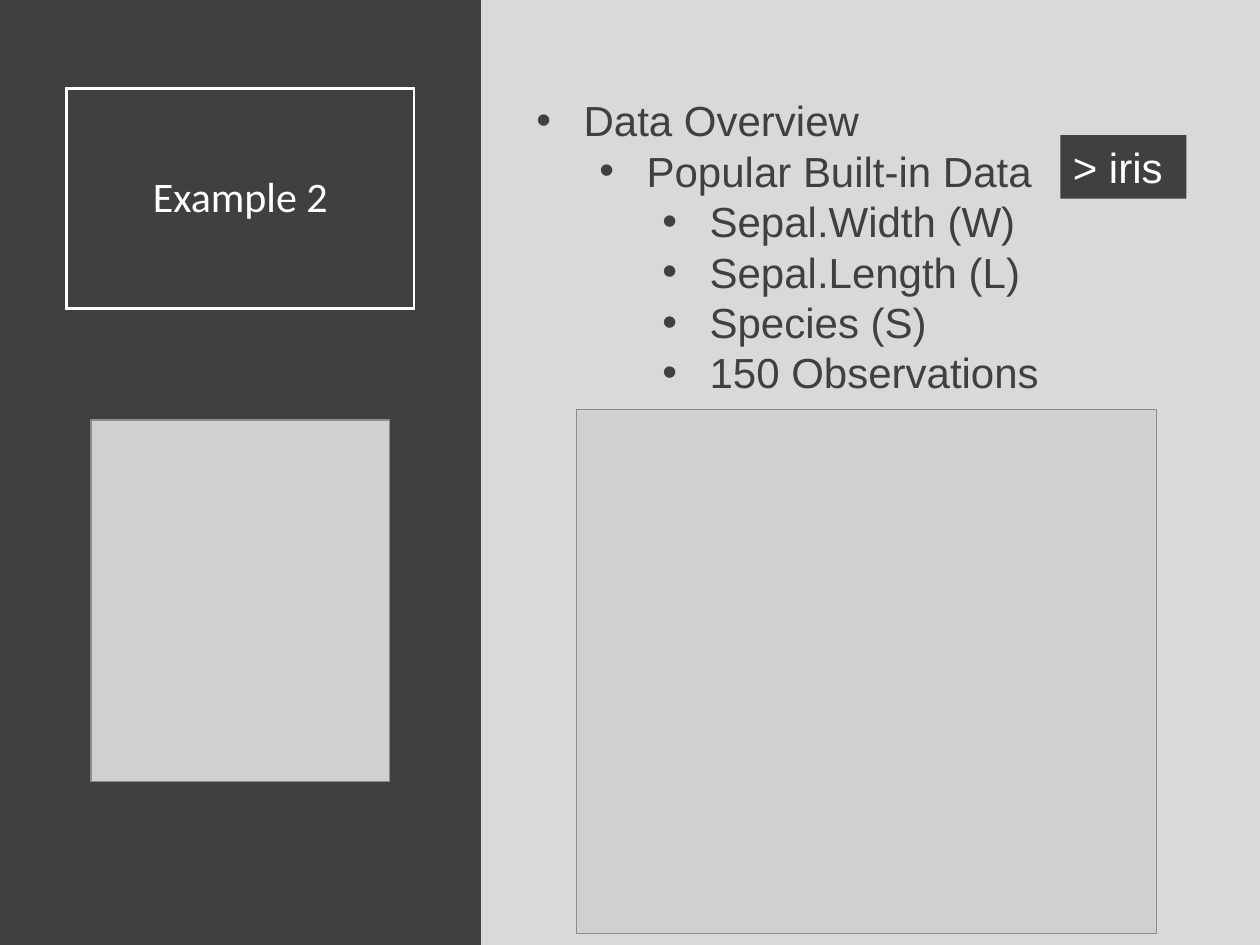
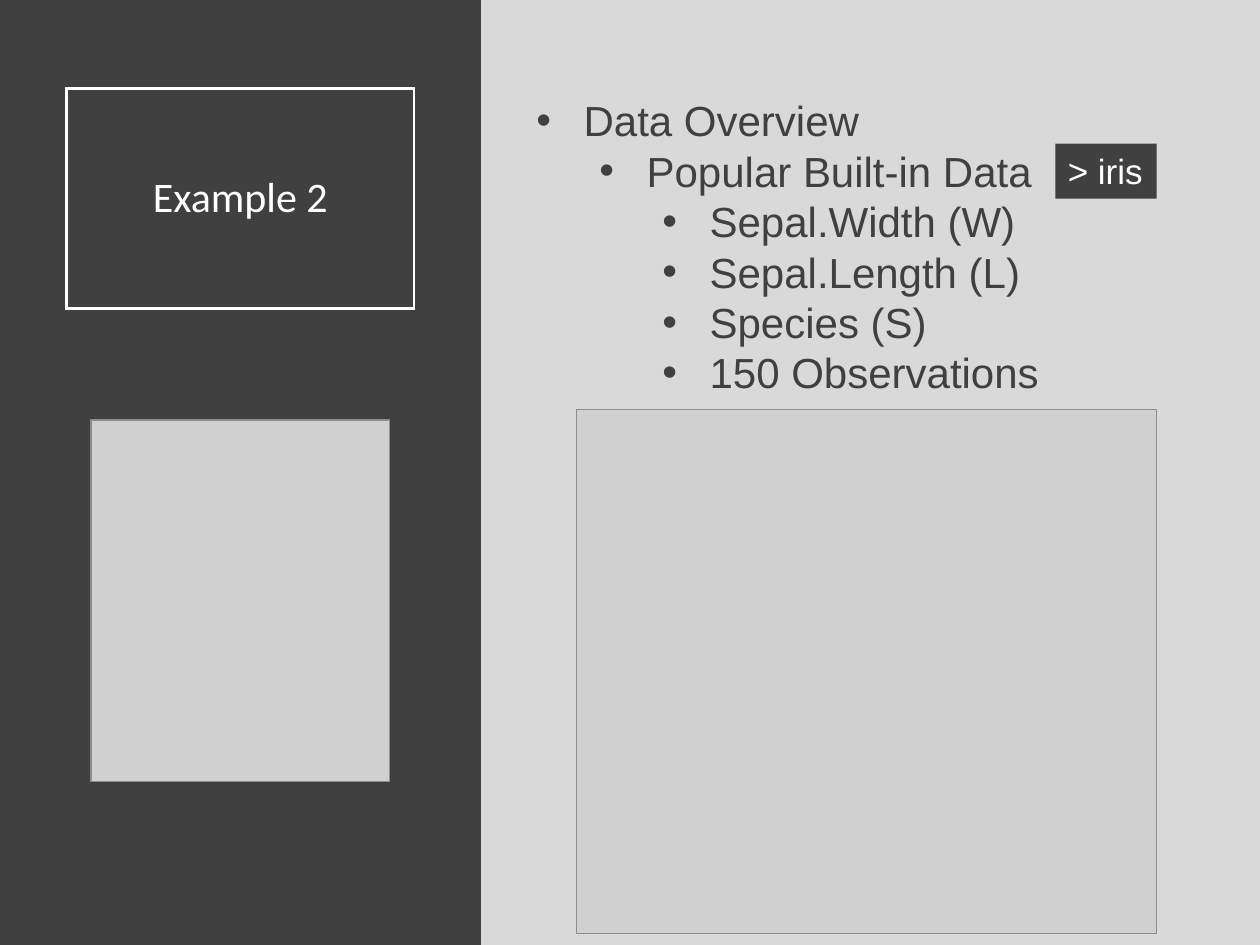
Before and after one commit to Yixf-Self/STOR320_WEBSITE, a slide deck: slide 18 of Lecture/Modeling 5/Modeling_5_Lecture.pptx. Drawn at 1260x945 pixels with LibreOffice and Linux fonts; fonts in the diff are those of the drawing; grey boxes stand for pictures. Boxes give left, top, right and bottom in pixels: in the first picture for what was removed or moved away, otherwise in the second. Text is boxed around its words. In the diff, an @@ line names an element or a change of style, - is before the commit and + after.

```diff
--- a/Lecture/Modeling 5/Modeling_5_Lecture.pptx
+++ b/Lecture/Modeling 5/Modeling_5_Lecture.pptx
@@ rectangle "> iris": place and size @@
-rectangle "> iris" at bbox=[1061, 135, 1187, 198]
+rectangle "> iris" at bbox=[1056, 144, 1157, 199]
@@ rectangle "> iris" at bbox=[1056, 144, 1157, 199]: size 24 to 20 pt @@
```
Also in this commit, not shown: 4 other slides changed, 1 other file.
